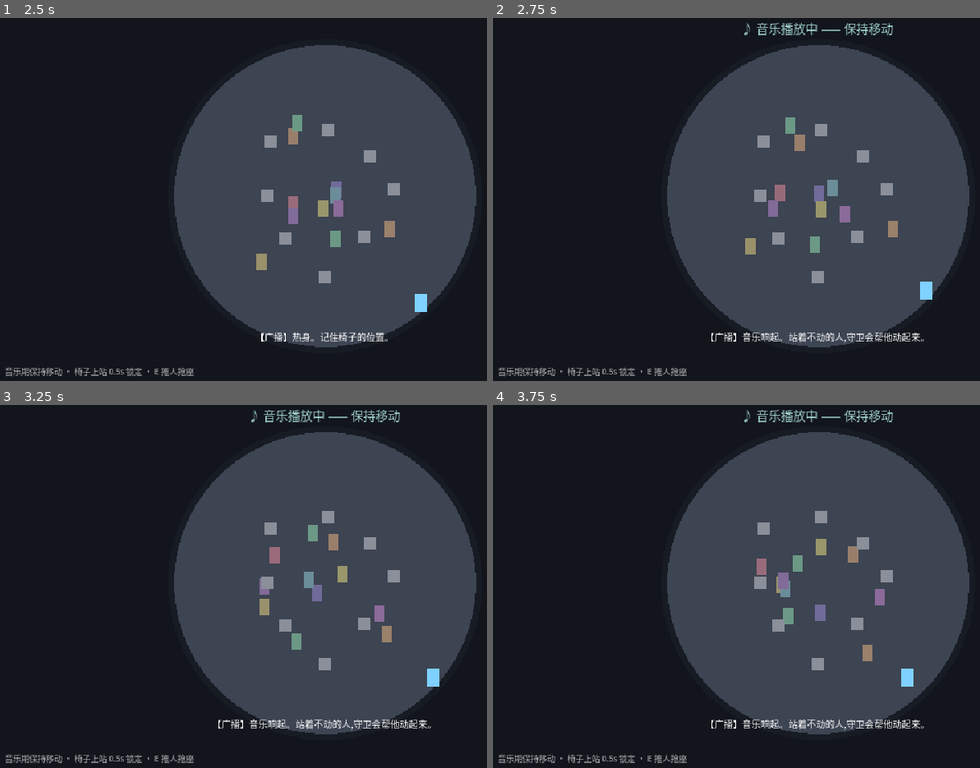
Above: before the commit, frames 1-4 (two rows, left to right).
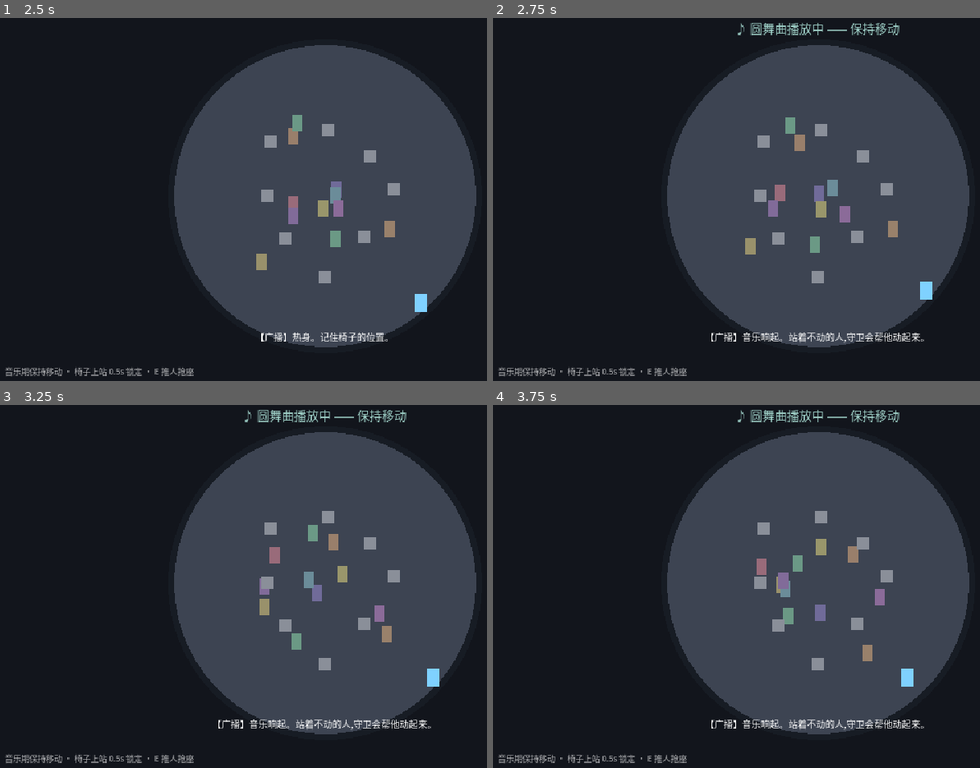
Above: after the commit, the same moments.

Repository: 1qw234e3/squid-rogue
Game: Godot game, scene res://scenes/games/Chairs.tscn
Same seed, same stepped clock (60 frames per second), same inputs: the game is played once before the commit and once after it. This scene is started directly instead of the project's main scene.
Inputs (mouse positions are in pixels of both pictures, inside the frame that each line leads up to):
- Up to frame 1 (2.5 s): tap Enter (ui_accept) at 0.5, 0.77 s; move the mouse to (467, 177) at 0.52 s; hold D (move_right) 0.53-1.25 s; hold E (interact) 0.53-1.25 s; click (467, 177) at 0.67 s; drag from (194, 214) to (292, 268) at 1.27 s; move the mouse to (389, 116) at 2.02 s; press the mouse at (389, 116) at 2.03 s; hold D (move_right) from 2.03 s (still down)
- Up to frame 2 (2.75 s): keep holding D (move_right)
- Up to frame 3 (3.25 s): release D (move_right) at 2.75 s; release the mouse at (389, 503) at 2.75 s; drag from (292, 655) to (126, 528) at 2.77 s
- Up to frame 4 (3.75 s): move the mouse to (outside the picture) at 3.52 s; hold A (move_left) from 3.53 s (still down); hold E (interact) from 3.53 s (still down)

Frame 1 is identical in both runs. In frame 2, 0.6% of the frame differs, in the area x 50-84%, y 1-5%; in frame 3, 0.6%; in frame 4, 0.6%.

Commit message:
[m1] 抢椅子换原创钢琴圆舞曲,骤停即规则信号
- 代码合成16小节三拍子钢琴圆舞曲(谐波叠加+指数衰减拟钢琴音色,
  20s无缝循环,原创进行无版权问题)——'游乐园式恐怖'反差(§9):
  音乐越优雅,骤停那一瞬越惊心
- Game 增加 play_music/stop_music(循环背景乐通道,独立于音效池)
- 移除占位节拍器;音乐随抢椅阶段骤停,胜利/死亡同步停止

Co-Authored-By: Claude Fable 5 <noreply@anthropic.com>

Diff:
--- a/scripts/autoload/game.gd
+++ b/scripts/autoload/game.gd
@@ -13,6 +13,10 @@
 	"alert": "res://assets/sfx/alert.wav",
 }
 
+const MUSIC_PATHS := {
+	"waltz": "res://assets/music/waltz_chairs.wav",
+}
+
 var camera: Camera2D
 var _hitstopping := false
 var _ui_font: SystemFont
@@ -20,6 +24,8 @@
 var _sfx_players: Array = []
 var _sfx_streams := {}
 var _sfx_index := 0
+var _music_player: AudioStreamPlayer
+var _music_streams := {}
 
 
 func _enter_tree() -> void:
@@ -37,6 +43,26 @@
 	for key in SFX_PATHS:
 		_sfx_streams[key] = load(SFX_PATHS[key])
 		assert(_sfx_streams[key] != null, "音效加载失败: " + SFX_PATHS[key])
+	_music_player = AudioStreamPlayer.new()
+	_music_player.volume_db = -10.0
+	add_child(_music_player)
+	for key in MUSIC_PATHS:
+		var stream: AudioStreamWAV = load(MUSIC_PATHS[key])
+		assert(stream != null, "音乐加载失败: " + MUSIC_PATHS[key])
+		stream.loop_mode = AudioStreamWAV.LOOP_FORWARD  # 无缝循环
+		stream.loop_end = stream.data.size() / 2        # 16bit 单声道:字节数/2 = 采样数
+		_music_streams[key] = stream
+
+
+## 循环播放背景音乐(抢椅子的圆舞曲等)
+func play_music(music: String) -> void:
+	_music_player.stream = _music_streams[music]
+	_music_player.play()
+
+
+## 骤停——在抢椅子里,这本身就是规则信号
+func stop_music() -> void:
+	_music_player.stop()
 
 
 ## 播放占位音效(无方位,用于玩家自身/UI),带轻微随机变调
--- a/scripts/games/chairs.gd
+++ b/scripts/games/chairs.gd
@@ -30,8 +30,6 @@
 var still_t := 0.0
 var idle_laser := -1.0
 var laser: Line2D
-var beep_t := 0.0
-var beep_high := false
 var volley_t := 0.0
 var clear_elapsed := 0.0
 var bonus_spawned := false
@@ -93,19 +91,14 @@
 	phase = Phase.MUSIC
 	phase_t = rng.randf_range(8.0, 20.0)
 	still_t = 0.0
-	hud_phase.text = "♪ 音乐播放中 —— 保持移动"
+	hud_phase.text = "♪ 圆舞曲播放中 —— 保持移动"
 	hud_phase.modulate = Color("9fd1c8")
+	Game.play_music("waltz")  # 优雅的钢琴圆舞曲:音乐越好听,骤停越惊心
 	_broadcast("音乐响起。站着不动的人,守卫会帮他动起来。")
 
 
 func _music_tick(delta: float) -> void:
 	phase_t -= delta
-	# 节拍器(占位音乐):两个音高交替
-	beep_t -= delta
-	if beep_t <= 0.0:
-		beep_t = 0.55
-		beep_high = not beep_high
-		Game.play_sfx("hit", 2.2 if beep_high else 1.8)
 	_check_player_still(delta)
 	if phase_t <= 0.0:
 		phase = Phase.SCRAMBLE
@@ -114,6 +107,7 @@
 		idle_laser = -1.0
 		hud_phase.text = "音乐停!抢椅子!"
 		hud_phase.modulate = Color("ffd86b")
+		Game.stop_music()  # 骤停即指令
 		Game.play_sfx("alert", 0.6)
 		Game.shake(3.0)
 		_broadcast("音乐停止。椅子数:%d。" % chairs.size())
@@ -310,6 +304,7 @@
 		return
 	finished = true
 	phase = Phase.DONE
+	Game.stop_music()
 	hud_msg.text = "你抢到了活下去的位置"
 	hud_msg.visible = true
 	await get_tree().create_timer(1.8).timeout
@@ -320,6 +315,7 @@
 	if finished:
 		return
 	finished = true
+	Game.stop_music()
 	hud_msg.text = "淘汰:没有你的椅子"
 	hud_msg.visible = true
 	await get_tree().create_timer(1.8).timeout
Not shown, added: scripts/m0/door.gd.uid
Not shown, added: assets/music/waltz_chairs.wav
